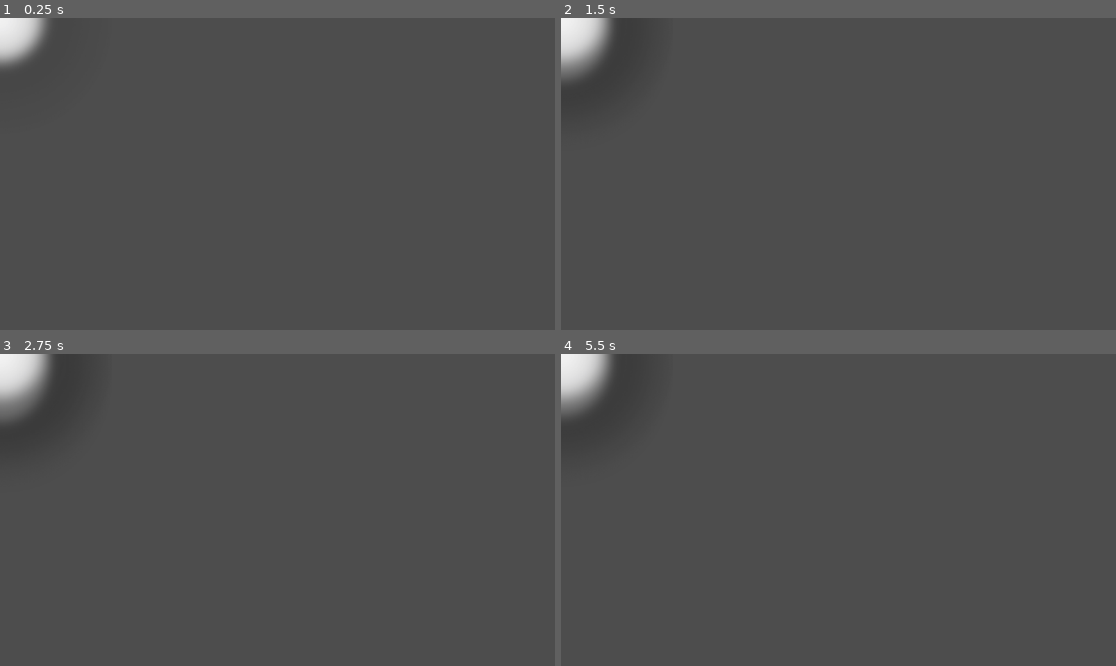
Above: before the commit, frames 1-4 (two rows, left to right).
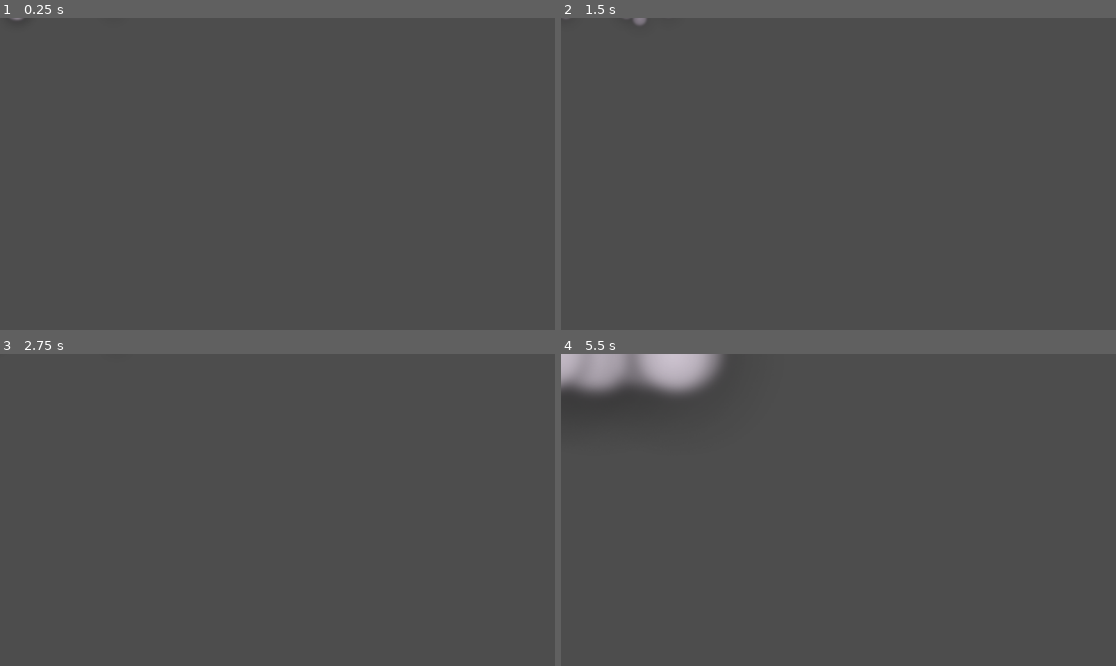
Above: after the commit, the same moments.

Repository: TheBrodsky/GTMK2024Submission
Game: Godot game, scene res://VFX/VFXShowcase.tscn
The game is run twice, just before and just after one commit, with the same random seed, the same clock (stepped at 60 frames per second) and the same inputs. This scene is started directly instead of the project's main scene.
Inputs:
- Up to frame 1 (0.25 s): no input
- Up to frame 2 (1.5 s): tap Enter (ui_accept) at 0.5, 0.77 s; hold Right (ui_right) from 0.53 s (still down); tap R (global_rewind) at 0.6 s; tap Shift (slow_mo) at 1.35 s
- Up to frame 3 (2.75 s): tap Enter (ui_accept) at 1.52 s; release Right (ui_right) at 2.03 s; hold Left (ui_left) from 2.03 s (still down); tap R (global_rewind) at 2.1 s
- Up to frame 4 (5.5 s): release Left (ui_left) at 2.78 s; hold Right (ui_right) 2.78-4.28 s; tap Shift (slow_mo) at 2.85, 4.35 s; tap Enter (ui_accept) at 3.02, 3.5, 3.77, 4.52 s; tap R (global_rewind) at 3.6, 5.1 s; hold Left (ui_left) 4.28-5.03 s; hold Right (ui_right) from 5.03 s (still down)

The runs differ from the first frame. In frame 1, 1.0% of the frame differs, in the area x 0-9%, y 0-16%; in frame 2, 1.4%; in frame 3, 1.4%; in frame 4, 3.4%, in the area x 0-29%, y 0-20%.

Commit message:
created jump particles

Diff:
--- a/VFX/VFXShowcase.tscn
+++ b/VFX/VFXShowcase.tscn
@@ -1,13 +1,79 @@
-[gd_scene load_steps=3 format=3 uid="uid://ceuhtkkg5ors7"]
+[gd_scene load_steps=13 format=3 uid="uid://ceuhtkkg5ors7"]
 
 [ext_resource type="Texture2D" uid="uid://drusc45lu064k" path="res://Textures/circle_05.png" id="1_6pxup"]
 
+[sub_resource type="Curve" id="Curve_0nhlo"]
+_data = [Vector2(0, 1), 0.0, 0.0, 0, 0, Vector2(1, 0), -2.17014, 0.0, 0, 0]
+point_count = 2
+
+[sub_resource type="CurveTexture" id="CurveTexture_3jxef"]
+curve = SubResource("Curve_0nhlo")
+
+[sub_resource type="Gradient" id="Gradient_bnydw"]
+offsets = PackedFloat32Array(0, 0.108333, 1)
+colors = PackedColorArray(0.4, 0.329412, 0.423529, 1, 0.879826, 0.843374, 0.892198, 1, 0.4, 0.329412, 0.423529, 1)
+
+[sub_resource type="GradientTexture1D" id="GradientTexture1D_cyj4s"]
+gradient = SubResource("Gradient_bnydw")
+
+[sub_resource type="Curve" id="Curve_jk6bu"]
+_data = [Vector2(0, 1), 0.0, 0.0, 0, 0, Vector2(1, 0), 0.0, 0.0, 0, 0]
+point_count = 2
+
+[sub_resource type="CurveXYZTexture" id="CurveXYZTexture_blptl"]
+curve_x = SubResource("Curve_jk6bu")
+
+[sub_resource type="Curve" id="Curve_bneoy"]
+_data = [Vector2(0, 0.695313), 0.0, 0.0, 0, 0, Vector2(0.09, 1), 0.0, 0.0, 0, 0, Vector2(0.4525, 0.136719), 0.947746, 0.947746, 0, 0, Vector2(1, 0), 0.0, 0.0, 0, 0]
+point_count = 4
+
+[sub_resource type="CurveTexture" id="CurveTexture_yh7rx"]
+curve = SubResource("Curve_bneoy")
+
+[sub_resource type="Curve" id="Curve_pvyxf"]
+max_value = 3.0
+_data = [Vector2(0, 1), 0.0, 0.0, 0, 0, Vector2(1, 1), 0.0, 0.0, 0, 0]
+point_count = 2
+
+[sub_resource type="CurveTexture" id="CurveTexture_fw532"]
+curve = SubResource("Curve_pvyxf")
+
 [sub_resource type="ParticleProcessMaterial" id="ParticleProcessMaterial_u6k7p"]
 particle_flag_disable_z = true
-gravity = Vector3(0, 98, 0)
+emission_shape_scale = Vector3(300, 0, 1)
+emission_shape = 6
+emission_ring_axis = Vector3(200, 0, 1)
+emission_ring_height = 1.0
+emission_ring_radius = 100.0
+emission_ring_inner_radius = 100.0
+inherit_velocity_ratio = 1.0
+velocity_pivot = Vector3(5000, 1000, 0)
+direction = Vector3(50, -1000, 0)
+spread = 100.0
+flatness = 1.0
+initial_velocity_max = 100.0
+directional_velocity_min = -5.0
+directional_velocity_max = 5.0
+directional_velocity_curve = SubResource("CurveXYZTexture_blptl")
+gravity = Vector3(0, -100, 0)
+tangential_accel_max = 100.0
+scale_curve = SubResource("CurveTexture_yh7rx")
+scale_over_velocity_curve = SubResource("CurveTexture_fw532")
+color_ramp = SubResource("GradientTexture1D_cyj4s")
+alpha_curve = SubResource("CurveTexture_3jxef")
+turbulence_enabled = true
+turbulence_noise_scale = 5.0
+turbulence_noise_speed_random = 2.5
+turbulence_influence_min = 0.08
+turbulence_influence_max = 0.15
 
 [node name="VfxShowcase" type="Node2D"]
 
-[node name="GPUParticles2D" type="GPUParticles2D" parent="."]
+[node name="JumpParticles" type="GPUParticles2D" parent="."]
+amount = 10
 process_material = SubResource("ParticleProcessMaterial_u6k7p")
 texture = ExtResource("1_6pxup")
+lifetime = 1.2
+speed_scale = 2.0
+explosiveness = 1.0
+randomness = 1.0
